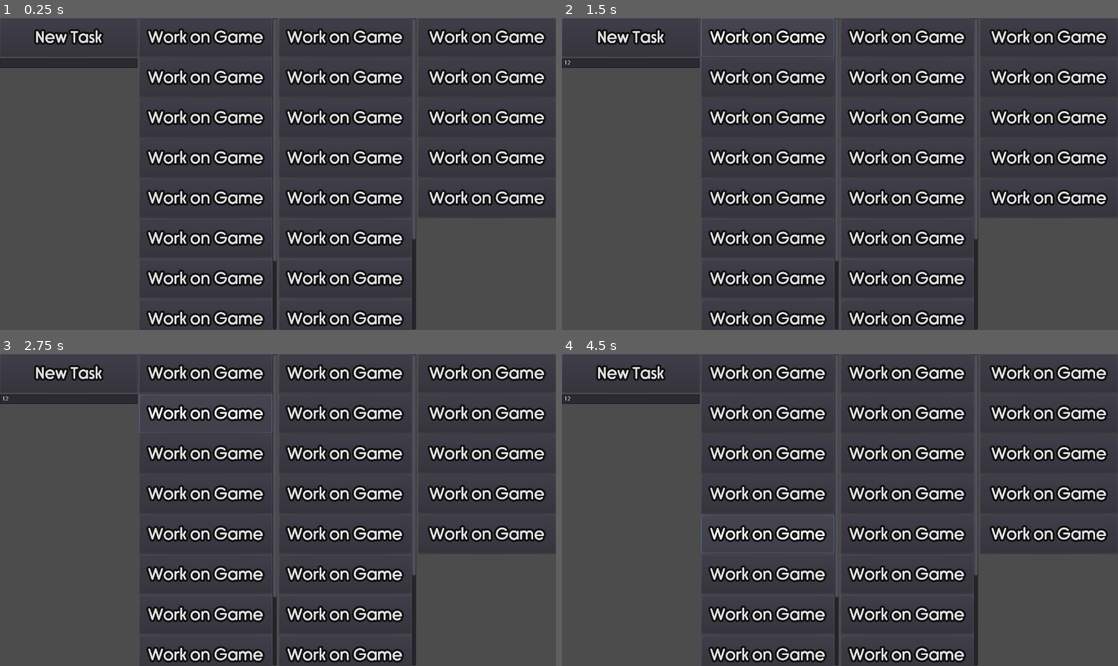
Above: before the commit, frames 1-4 (two rows, left to right).
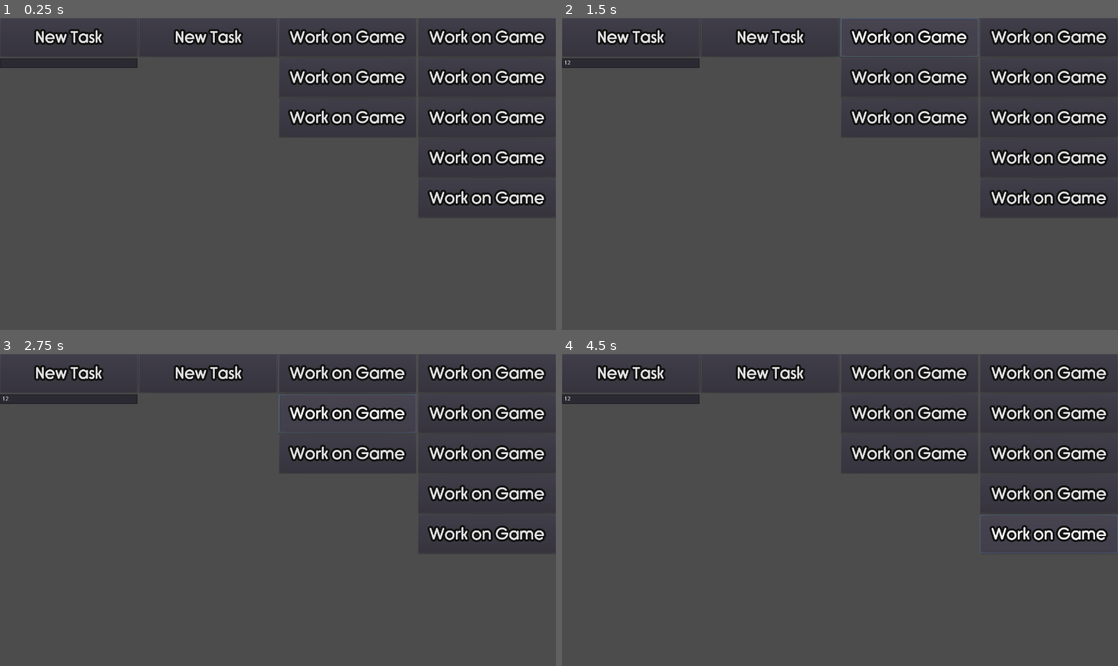
Above: after the commit, the same moments.

Repository: Tzeryushi/Daily-Driving
Game: Godot game, scene res://MainBlock.tscn
Two runs of this game, one before a commit and one after it. Both use one fixed random seed, a clock stepped at 60 frames per second and the inputs below.
Inputs (mouse positions are in pixels of both pictures, inside the frame that each line leads up to):
- Up to frame 1 (0.25 s): no input
- Up to frame 2 (1.5 s): click (628, 61) at 0.52 s; type "12" at 0.6 s; click "Work on Game" at 1.25 s
- Up to frame 3 (2.75 s): click "Work on Game" at 2 s
- Up to frame 4 (4.5 s): click "Work on Game" at 2.75 s; click "Work on Game" at 3.5 s; click "Work on Game" at 4.25 s

The runs differ from the first frame. In frame 1, 14% of the frame differs, in the area x 26-75%, y 0-100%; in frame 2, 14%, in the area x 25-75%, y 0-100%; in frame 3, 14%; in frame 4, 14%.

Commit message:
little work

Diff:
--- /dev/null
+++ b/DailyElement.gd
@@ -0,0 +1,9 @@
+extends VBoxContainer
+
+onready var element_title = $Title
+
+func set_title(title:String) -> void:
+	element_title.text = title
+
+func _on_Pop_pressed():
+	pass # Replace with function body.
--- a/DailyElement.tscn
+++ b/DailyElement.tscn
@@ -1,6 +1,7 @@
-[gd_scene load_steps=2 format=2]
+[gd_scene load_steps=3 format=2]
 
 [ext_resource path="res://ElementScor.tres" type="Theme" id=1]
+[ext_resource path="res://DailyElement.gd" type="Script" id=2]
 
 [node name="DailyElement" type="VBoxContainer"]
 anchor_right = 1.0
@@ -8,10 +9,11 @@
 margin_right = -1077.0
 margin_bottom = -666.0
 rect_pivot_offset = Vector2( -270, -147 )
+script = ExtResource( 2 )
 
 [node name="Label" type="Label" parent="."]
 margin_right = 289.0
-margin_bottom = 49.0
+margin_bottom = 69.0
 size_flags_horizontal = 3
 size_flags_vertical = 6
 theme = ExtResource( 1 )
@@ -20,25 +22,27 @@
 valign = 1
 
 [node name="HBoxContainer" type="HBoxContainer" parent="."]
-margin_top = 53.0
+margin_top = 73.0
 margin_right = 289.0
 margin_bottom = 102.0
 size_flags_horizontal = 3
 size_flags_vertical = 3
 
-[node name="Button" type="Button" parent="HBoxContainer"]
+[node name="Push" type="Button" parent="HBoxContainer"]
 margin_right = 93.0
-margin_bottom = 49.0
+margin_bottom = 29.0
 size_flags_horizontal = 3
 
-[node name="Button2" type="Button" parent="HBoxContainer"]
+[node name="Fail" type="Button" parent="HBoxContainer"]
 margin_left = 97.0
 margin_right = 191.0
-margin_bottom = 49.0
+margin_bottom = 29.0
 size_flags_horizontal = 3
 
-[node name="Button4" type="Button" parent="HBoxContainer"]
+[node name="Pop" type="Button" parent="HBoxContainer"]
 margin_left = 195.0
 margin_right = 289.0
-margin_bottom = 49.0
+margin_bottom = 29.0
 size_flags_horizontal = 3
+
+[connection signal="pressed" from="HBoxContainer/Pop" to="." method="_on_Pop_pressed"]
--- /dev/null
+++ b/DailyTaskContainer.gd
@@ -0,0 +1,6 @@
+extends VBoxContainer
+
+
+#get list of nodes within the pool, select amount based on priority
+func _on_NewDay_pressed():
+	pass
--- a/Element.gd
+++ b/Element.gd
@@ -16,6 +16,5 @@
 func _on_Delete_pressed():
 	destroy() # Replace with function body.
 
-
 func _on_PriorityInput_text_entered(new_text):
 	priority = float(new_text)
--- a/MainBlock.tscn
+++ b/MainBlock.tscn
@@ -1,9 +1,10 @@
-[gd_scene load_steps=5 format=2]
+[gd_scene load_steps=6 format=2]
 
 [ext_resource path="res://ElementScor.tres" type="Theme" id=1]
 [ext_resource path="res://Element.tscn" type="PackedScene" id=2]
 [ext_resource path="res://NewElementButton.gd" type="Script" id=3]
 [ext_resource path="res://ElementContainer.gd" type="Script" id=4]
+[ext_resource path="res://DailyTaskContainer.gd" type="Script" id=5]
 
 [node name="Control" type="Control"]
 anchor_right = 1.0
@@ -47,97 +48,33 @@
 size_flags_horizontal = 3
 size_flags_vertical = 3
 
-[node name="DailyTasks" type="ScrollContainer" parent="HBoxContainer"]
+[node name="DailyTaskContainer" type="VBoxContainer" parent="HBoxContainer"]
 margin_left = 342.0
 margin_right = 681.0
 margin_bottom = 768.0
 size_flags_horizontal = 3
 size_flags_vertical = 3
+script = ExtResource( 5 )
 
-[node name="VBoxContainer" type="VBoxContainer" parent="HBoxContainer/DailyTasks"]
-margin_right = 327.0
-margin_bottom = 986.0
+[node name="NewDay" type="Button" parent="HBoxContainer/DailyTaskContainer"]
+margin_right = 339.0
+margin_bottom = 95.0
+mouse_filter = 1
+theme = ExtResource( 1 )
+text = "New Task"
+
+[node name="DailyTasks" type="ScrollContainer" parent="HBoxContainer/DailyTaskContainer"]
+margin_top = 99.0
+margin_right = 339.0
+margin_bottom = 768.0
 size_flags_horizontal = 3
 size_flags_vertical = 3
 
-[node name="Button2" type="Button" parent="HBoxContainer/DailyTasks/VBoxContainer"]
-margin_right = 327.0
-margin_bottom = 95.0
-mouse_filter = 1
-theme = ExtResource( 1 )
-text = "Work on Game"
-
-[node name="Button3" type="Button" parent="HBoxContainer/DailyTasks/VBoxContainer"]
-margin_top = 99.0
-margin_right = 327.0
-margin_bottom = 194.0
-mouse_filter = 1
-theme = ExtResource( 1 )
-text = "Work on Game"
-
-[node name="Button4" type="Button" parent="HBoxContainer/DailyTasks/VBoxContainer"]
-margin_top = 198.0
-margin_right = 327.0
-margin_bottom = 293.0
-mouse_filter = 1
-theme = ExtResource( 1 )
-text = "Work on Game"
-
-[node name="Button5" type="Button" parent="HBoxContainer/DailyTasks/VBoxContainer"]
-margin_top = 297.0
-margin_right = 327.0
-margin_bottom = 392.0
-mouse_filter = 1
-theme = ExtResource( 1 )
-text = "Work on Game"
-
-[node name="Button6" type="Button" parent="HBoxContainer/DailyTasks/VBoxContainer"]
-margin_top = 396.0
-margin_right = 327.0
-margin_bottom = 491.0
-mouse_filter = 1
-theme = ExtResource( 1 )
-text = "Work on Game"
-
-[node name="Button7" type="Button" parent="HBoxContainer/DailyTasks/VBoxContainer"]
-margin_top = 495.0
-margin_right = 327.0
-margin_bottom = 590.0
-mouse_filter = 1
-theme = ExtResource( 1 )
-text = "Work on Game"
-
-[node name="Button8" type="Button" parent="HBoxContainer/DailyTasks/VBoxContainer"]
-margin_top = 594.0
-margin_right = 327.0
-margin_bottom = 689.0
-mouse_filter = 1
-theme = ExtResource( 1 )
-text = "Work on Game"
-
-[node name="Button9" type="Button" parent="HBoxContainer/DailyTasks/VBoxContainer"]
-margin_top = 693.0
-margin_right = 327.0
-margin_bottom = 788.0
-mouse_filter = 1
-theme = ExtResource( 1 )
-text = "Work on Game"
-
-[node name="Button10" type="Button" parent="HBoxContainer/DailyTasks/VBoxContainer"]
-margin_top = 792.0
-margin_right = 327.0
-margin_bottom = 887.0
-mouse_filter = 1
-theme = ExtResource( 1 )
-text = "Work on Game"
-
-[node name="Button11" type="Button" parent="HBoxContainer/DailyTasks/VBoxContainer"]
-margin_top = 891.0
-margin_right = 327.0
-margin_bottom = 986.0
-mouse_filter = 1
-theme = ExtResource( 1 )
-text = "Work on Game"
+[node name="VBoxContainer" type="VBoxContainer" parent="HBoxContainer/DailyTaskContainer/DailyTasks"]
+margin_right = 339.0
+margin_bottom = 669.0
+size_flags_horizontal = 3
+size_flags_vertical = 3
 
 [node name="PoppedTasks" type="ScrollContainer" parent="HBoxContainer"]
 margin_left = 685.0
@@ -147,94 +84,30 @@
 size_flags_vertical = 3
 
 [node name="VBoxContainer" type="VBoxContainer" parent="HBoxContainer/PoppedTasks"]
-margin_right = 326.0
-margin_bottom = 1085.0
+margin_right = 338.0
+margin_bottom = 768.0
 size_flags_horizontal = 3
 size_flags_vertical = 3
 
-[node name="Button" type="Button" parent="HBoxContainer/PoppedTasks/VBoxContainer"]
-margin_right = 326.0
+[node name="Button9" type="Button" parent="HBoxContainer/PoppedTasks/VBoxContainer"]
+margin_right = 338.0
 margin_bottom = 95.0
 mouse_filter = 1
 theme = ExtResource( 1 )
 text = "Work on Game"
 
-[node name="Button2" type="Button" parent="HBoxContainer/PoppedTasks/VBoxContainer"]
+[node name="Button10" type="Button" parent="HBoxContainer/PoppedTasks/VBoxContainer"]
 margin_top = 99.0
-margin_right = 326.0
+margin_right = 338.0
 margin_bottom = 194.0
 mouse_filter = 1
 theme = ExtResource( 1 )
 text = "Work on Game"
 
-[node name="Button3" type="Button" parent="HBoxContainer/PoppedTasks/VBoxContainer"]
+[node name="Button11" type="Button" parent="HBoxContainer/PoppedTasks/VBoxContainer"]
 margin_top = 198.0
-margin_right = 326.0
+margin_right = 338.0
 margin_bottom = 293.0
-mouse_filter = 1
-theme = ExtResource( 1 )
-text = "Work on Game"
-
-[node name="Button4" type="Button" parent="HBoxContainer/PoppedTasks/VBoxContainer"]
-margin_top = 297.0
-margin_right = 326.0
-margin_bottom = 392.0
-mouse_filter = 1
-theme = ExtResource( 1 )
-text = "Work on Game"
-
-[node name="Button5" type="Button" parent="HBoxContainer/PoppedTasks/VBoxContainer"]
-margin_top = 396.0
-margin_right = 326.0
-margin_bottom = 491.0
-mouse_filter = 1
-theme = ExtResource( 1 )
-text = "Work on Game"
-
-[node name="Button6" type="Button" parent="HBoxContainer/PoppedTasks/VBoxContainer"]
-margin_top = 495.0
-margin_right = 326.0
-margin_bottom = 590.0
-mouse_filter = 1
-theme = ExtResource( 1 )
-text = "Work on Game"
-
-[node name="Button7" type="Button" parent="HBoxContainer/PoppedTasks/VBoxContainer"]
-margin_top = 594.0
-margin_right = 326.0
-margin_bottom = 689.0
-mouse_filter = 1
-theme = ExtResource( 1 )
-text = "Work on Game"
-
-[node name="Button8" type="Button" parent="HBoxContainer/PoppedTasks/VBoxContainer"]
-margin_top = 693.0
-margin_right = 326.0
-margin_bottom = 788.0
-mouse_filter = 1
-theme = ExtResource( 1 )
-text = "Work on Game"
-
-[node name="Button9" type="Button" parent="HBoxContainer/PoppedTasks/VBoxContainer"]
-margin_top = 792.0
-margin_right = 326.0
-margin_bottom = 887.0
-mouse_filter = 1
-theme = ExtResource( 1 )
-text = "Work on Game"
-
-[node name="Button10" type="Button" parent="HBoxContainer/PoppedTasks/VBoxContainer"]
-margin_top = 891.0
-margin_right = 326.0
-margin_bottom = 986.0
-mouse_filter = 1
-theme = ExtResource( 1 )
-text = "Work on Game"
-
-[node name="Button11" type="Button" parent="HBoxContainer/PoppedTasks/VBoxContainer"]
-margin_top = 990.0
-margin_right = 326.0
-margin_bottom = 1085.0
 mouse_filter = 1
 theme = ExtResource( 1 )
 text = "Work on Game"
@@ -292,3 +165,4 @@
 text = "Work on Game"
 
 [connection signal="pressed" from="HBoxContainer/ElementContainer/NewElement" to="HBoxContainer/ElementContainer" method="_on_NewElement_pressed"]
+[connection signal="pressed" from="HBoxContainer/DailyTaskContainer/NewDay" to="HBoxContainer/DailyTaskContainer" method="_on_NewDay_pressed"]
